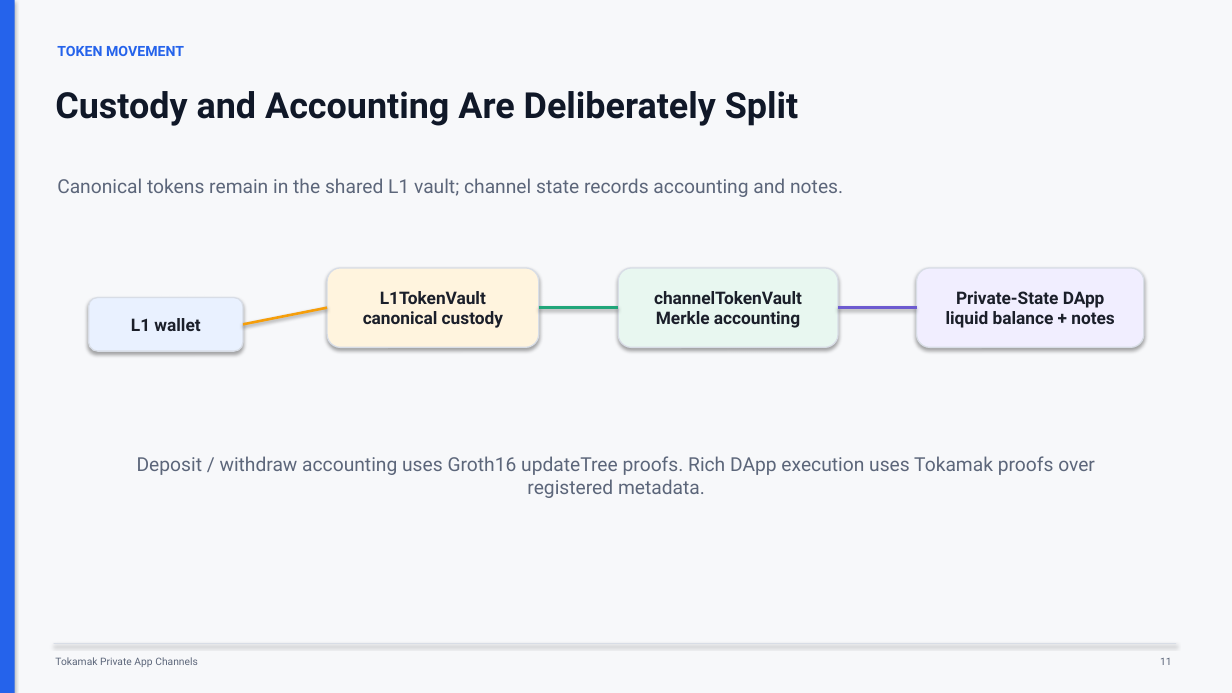
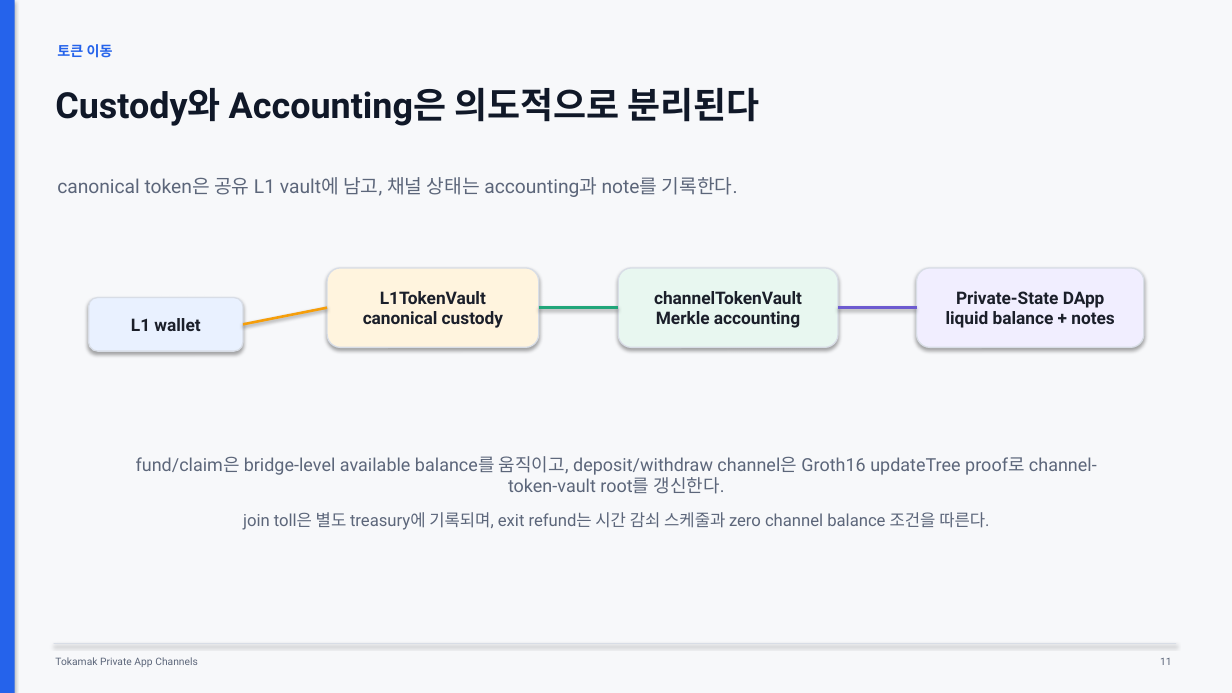
Before and after one commit to tokamak-network/Tokamak-zk-EVM-contracts, a slide deck: slide 11 of bridge/docs/dev/spec.pptx. Drawn at 1232x693 pixels with LibreOffice and Linux fonts; fonts in the diff are those of the drawing. Boxes give left, top, right and bottom in pixels: in the first picture for what was removed or moved away, otherwise in the second. Text is boxed around its words. In the diff, an @@ line names an element or a change of style, - is before the commit and + after.

Commit message:
Localize bridge deck and refresh implementation content

```diff
--- a/bridge/docs/dev/spec.pptx
+++ b/bridge/docs/dev/spec.pptx
@@ text at (57,44,113,58): text changed @@
-TOKEN MOVEMENT
+토큰 이동
@@ text at (55,88,759,126): text changed @@
-Custody and Accounting Are Deliberately Split
+Custody와 Accounting은 의도적으로 분리된다
@@ text at (57,177,738,197): text changed @@
-Canonical tokens remain in the shared L1 vault; channel state records accounting and notes.
+canonical token은 공유 L1 vault에 남고, 채널 상태는 accounting과 note를 기록한다.
@@ text at (136,456,1097,494): text changed; size 15 to 14 pt @@
-Deposit / withdraw accounting uses Groth16 updateTree proofs. Rich DApp execution uses Tokamak proofs over registered metadata.
+fund/claim은 bridge-level available balance를 움직이고, deposit/withdraw channel은 Groth16 updateTree proof로 channel-token-vault root를 갱신한다.
@@ text added at (243,512,989,530), 13 pt, text #5C667A @@
+join toll은 별도 treasury에 기록되며, exit refund는 시간 감쇠 스케줄과 zero channel balance 조건을 따른다.
```
Also in this commit, not shown: 16 other slides changed, 2 slides added, 2 slides removed.
